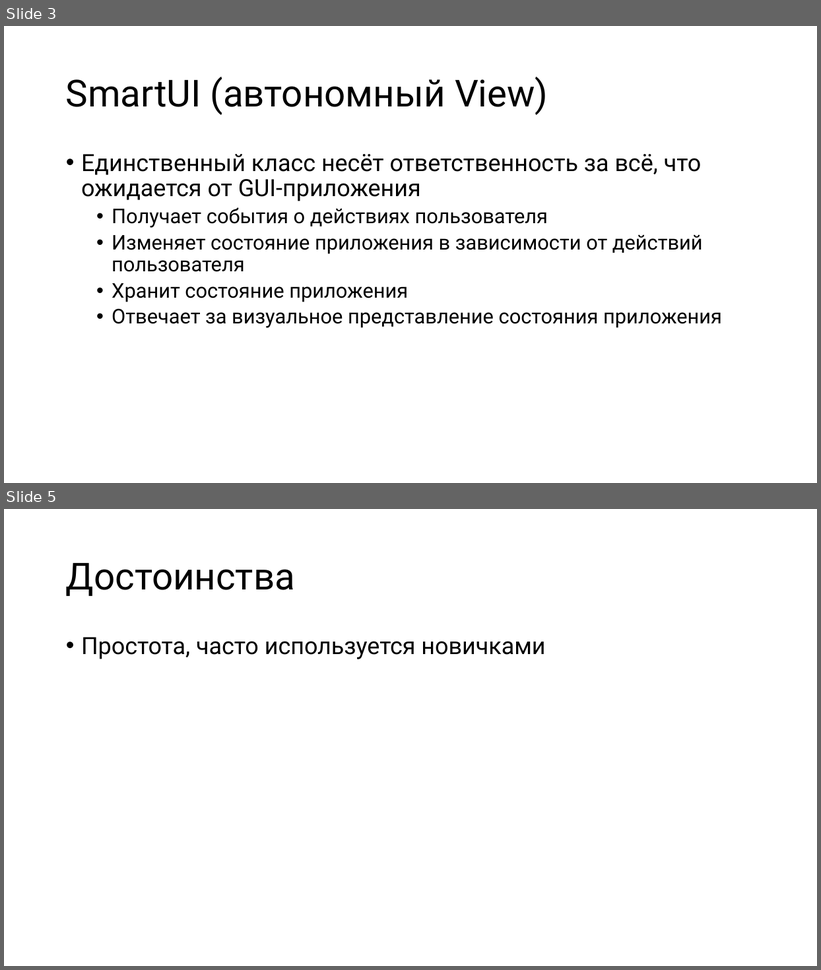
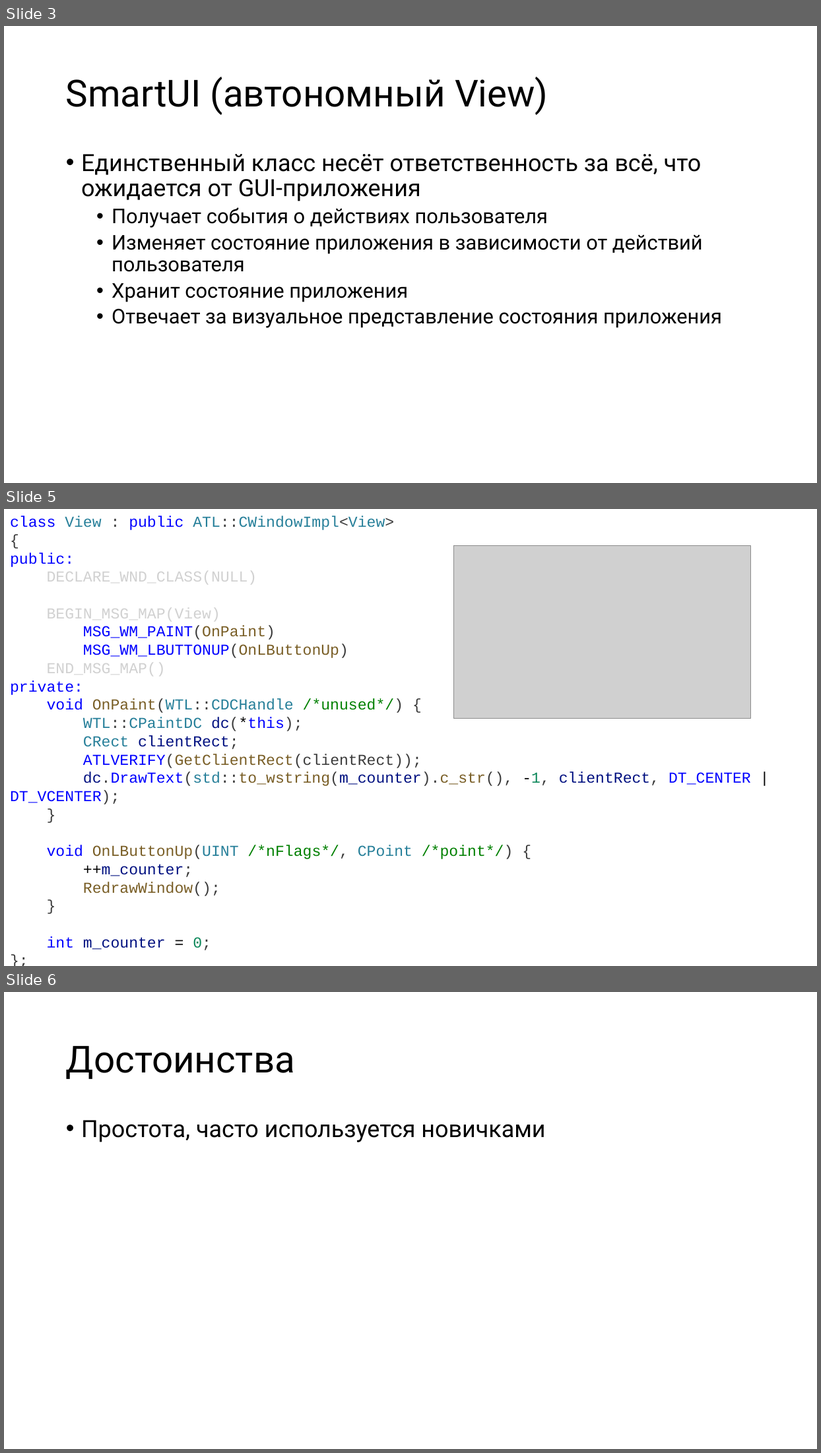
Before and after one commit to alexey-malov/ood, a slide deck: lectures/16.mvxx/mvxx.pptx. Shown one above the other, each under a label of ours: slides 3 and 5 before the commit, slides 3, 5 and 6 after it; the slides between them are not shown. The pictures are 821x970 and 821x1453 pixels, drawn with LibreOffice and Linux fonts; fonts in the diff are those of the drawing; grey boxes stand for pictures. Boxes give left, top, right and bottom in pixels: in the first picture for what was removed or moved away, otherwise in the second. Text is boxed around its words. In the diff, an @@ line names an element or a change of style, - is before the commit and + after.

```diff
--- a/lectures/16.mvxx/mvxx.pptx
+++ b/lectures/16.mvxx/mvxx.pptx
@@ slide 5 added at (4,509,817,966), background #FFFFFF @@
@@ text added at (10,516,751,951), 18 pt, text #0000FF @@
+class View : public ATL::CWindowImpl<View>
+{
+public:
+DECLARE_WND_CLASS(NULL)
+BEGIN_MSG_MAP(View)
+MSG_WM_PAINT(OnPaint)
+MSG_WM_LBUTTONUP(OnLButtonUp)
+END_MSG_MAP()
+private:
+void OnPaint(WTL::CDCHandle /*unused*/) {
+WTL::CPaintDC dc(*this);
+CRect clientRect;
+ATLVERIFY(GetClientRect(clientRect));
+dc.DrawText(std::to_wstring(m_counter).c_str(), -1, clientRect, DT_CENTER | DT_VCENTER);
+}
+void OnLButtonUp(UINT /*nFlags*/, CPoint /*point*/) {
+++m_counter;
+RedrawWindow();
+}
+int m_counter = 0;
+};
@@ picture added at (454,545,751,718) @@
@@ what was slide 5 is now slide 6 @@
```
Also in this commit, not shown: 7 slides changed, 5 other slides added, 9 other files.
